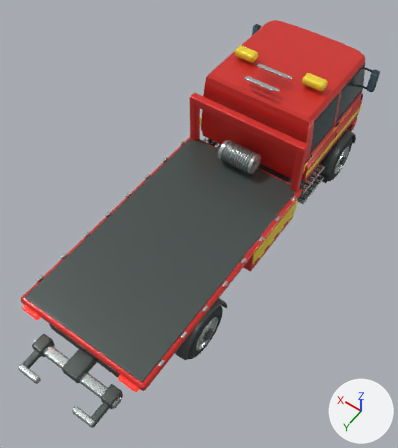
Renders of the Blender file source_blender/Bargare.blend from each side of a commit.
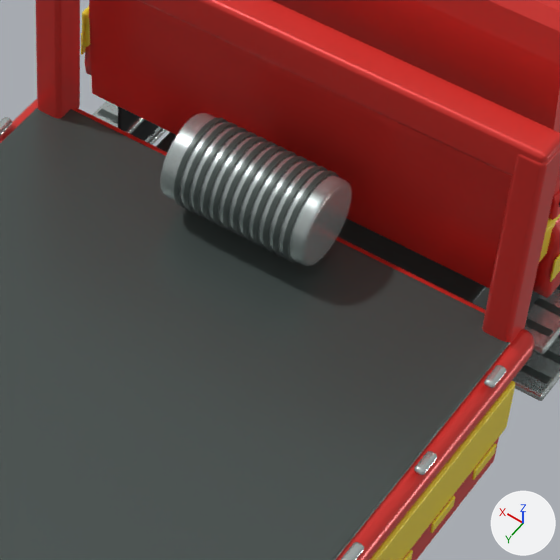
Old and new are each drawn whole from a 50 mm lens placed at (-3.57, 5.8, 8.67), pointed at (-0.12, 0.96, 1.07) and again close up on the part from 46% to 77% of the width and 26% to 54% of the height. Lighting does not change. The marker at lower right points along +X, +Y and +Z. The last two pictures show the newer version.

Before the edit, the objects in view are built like this:
```python
me_cylinder_071 = bpy.data.meshes.new('Cylinder.071')
me_cylinder_071.from_pydata(...)  # 144 vertices, 122 faces; spans x -0.2..0.2, y -0.2..0.2, z -0.013..0.013
me_cylinder_071.materials.append(mat_graphite_trim)  # dark grey #4d5755
me_cylinder_075 = bpy.data.meshes.new('Cylinder.075')
me_cylinder_075.from_pydata(...)  # 144 vertices, 122 faces; spans x -0.2..0.2, y -0.2..0.2, z -0.013..0.013
me_cylinder_075.materials.append(mat_graphite_trim)  # dark grey #4d5755
me_kub_243 = bpy.data.meshes.new('Kub.243')
me_kub_243.from_pydata(...)  # 96 vertices, 98 faces; spans x -1.17..1.17, y -0.08..0.08, z -0.09..0.09
me_kub_243.materials.append(mat_rescue_red_enamel)  # red #dd352f
ob_headboard_crossbeam = bpy.data.objects.new('Headboard crossbeam', me_kub_243)
ob_headboard_crossbeam.parent = ob_sjöstad_roadside_recovery
ob_headboard_crossbeam.location = (0.0, -0.62, 2.18)
ob_wound_cable_001 = bpy.data.objects.new('Wound cable.001', me_cylinder_071)
ob_wound_cable_001.parent = ob_sjöstad_roadside_recovery
ob_wound_cable_001.location = (-0.222, -0.46, 1.49)
ob_wound_cable_001.rotation_euler = (0.0, 1.571, 0.0)  # degrees (0, 90, 0)
ob_wound_cable_005 = bpy.data.objects.new('Wound cable.005', me_cylinder_075)
ob_wound_cable_005.parent = ob_sjöstad_roadside_recovery
ob_wound_cable_005.location = (-0.03, -0.46, 1.49)
ob_wound_cable_005.rotation_euler = (0.0, 1.571, 0.0)  # degrees (0, 90, 0)
# also in view: 'Wound cable.010' at (0.21, -0.46, 1.49); 'Flatbed' at (0.0, 1.59, 1.14); 'Winch drum' at (0.0, -0.46, 1.49); 'Wound cable.002' at (-0.17, -0.46, 1.49); 'Chassis' at (0.0, 0.32, 0.72)
```
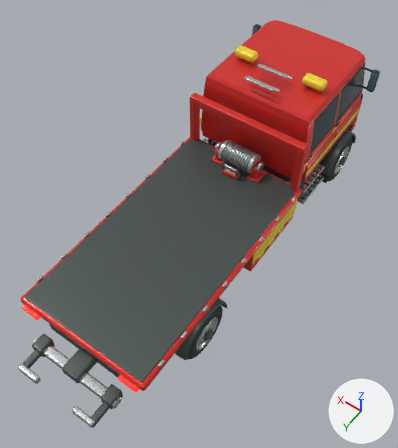
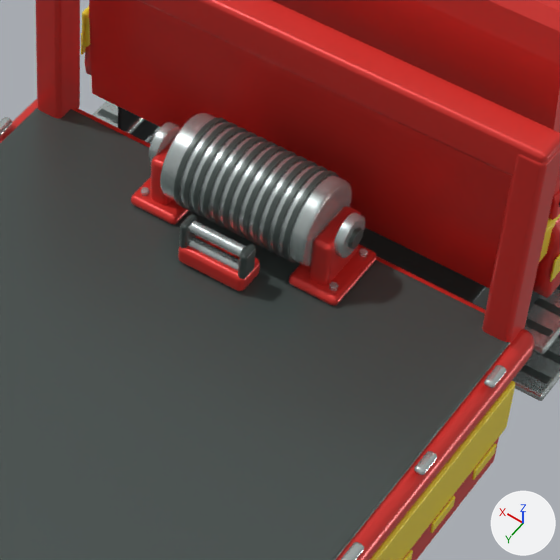
Commit message: Model recovery winch mounts and cable guide

Diff of the bpy script that builds the scene:
```diff
--- a/source_blender/Bargare.blend.py
+++ b/source_blender/Bargare.blend.py
@@ ob_cable_guide_cheek_001 @@
+ob_cable_guide_cheek_001 = bpy.data.objects.new('Cable guide cheek.001', me_kub_006)  # 96 vertices, 98 faces; spans x -0.019..0.019, y -0.046..0.046, z -0.0725..0.0725; in mat_graphite_trim_001 (dark grey #4d5755)
+ob_cable_guide_cheek_001.parent = ob_sjöstad_roadside_recovery
+ob_cable_guide_cheek_001.location = (0.143, -0.185, 1.384)
@@ ob_cable_guide_cheek @@
+ob_cable_guide_cheek = bpy.data.objects.new('Cable guide cheek', me_kub_005)  # 96 vertices, 98 faces; spans x -0.019..0.019, y -0.046..0.046, z -0.0725..0.0725; in mat_graphite_trim_001 (dark grey #4d5755)
+ob_cable_guide_cheek.parent = ob_sjöstad_roadside_recovery
+ob_cable_guide_cheek.location = (-0.143, -0.185, 1.384)
@@ ob_cable_guide_roller_001 @@
+ob_cable_guide_roller_001 = bpy.data.objects.new('Cable guide roller.001', me_cylinder_045)  # 144 vertices, 122 faces; spans x -0.026..0.026, y -0.026..0.026, z -0.125..0.125; in mat_brushed_equipment_metal_001 (light grey #c4cdcb)
+ob_cable_guide_roller_001.parent = ob_sjöstad_roadside_recovery
+ob_cable_guide_roller_001.location = (0.0, -0.185, 1.429)
+ob_cable_guide_roller_001.rotation_euler = (0.0, 1.571, 0.0)  # degrees (0, 90, 0)
@@ ob_cable_guide_roller @@
+ob_cable_guide_roller = bpy.data.objects.new('Cable guide roller', me_cylinder_044)  # 144 vertices, 122 faces; spans x -0.026..0.026, y -0.026..0.026, z -0.125..0.125; in mat_brushed_equipment_metal_001 (light grey #c4cdcb)
+ob_cable_guide_roller.parent = ob_sjöstad_roadside_recovery
+ob_cable_guide_roller.location = (0.0, -0.185, 1.335)
+ob_cable_guide_roller.rotation_euler = (0.0, 1.571, 0.0)  # degrees (0, 90, 0)
@@ ob_cable_guide_saddle @@
+ob_cable_guide_saddle = bpy.data.objects.new('Cable guide saddle', me_kub_004)  # 96 vertices, 98 faces; spans x -0.162..0.162, y -0.075..0.075, z -0.048..0.048; in mat_rescue_red_enamel_001 (red #dd352f)
+ob_cable_guide_saddle.parent = ob_sjöstad_roadside_recovery
+ob_cable_guide_saddle.location = (0.0, -0.205, 1.289)
@@ ob_winch_foot_bolt_003 @@
+ob_winch_foot_bolt_003 = bpy.data.objects.new('Winch foot bolt.003', me_cylinder_043)  # 84 vertices, 80 faces; spans x -0.0165..0.0165, y -0.0186..0.0186, z -0.0095..0.0095; in mat_brushed_equipment_metal_001 (light grey #c4cdcb)
+ob_winch_foot_bolt_003.parent = ob_sjöstad_roadside_recovery
+ob_winch_foot_bolt_003.location = (0.465, -0.345, 1.299)
@@ ob_winch_bearing_cap_001 @@
+ob_winch_bearing_cap_001 = bpy.data.objects.new('Winch bearing cap.001', me_cylinder_040)  # 144 vertices, 122 faces; spans x -0.093..0.093, y -0.093..0.093, z -0.022..0.022; in mat_brushed_equipment_metal_001 (light grey #c4cdcb)
+ob_winch_bearing_cap_001.parent = ob_sjöstad_roadside_recovery
+ob_winch_bearing_cap_001.location = (0.449, -0.46, 1.49)
+ob_winch_bearing_cap_001.rotation_euler = (0.0, 1.571, 0.0)  # degrees (0, 90, 0)
@@ ob_winch_bearing_pedestal_001 @@
+ob_winch_bearing_pedestal_001 = bpy.data.objects.new('Winch bearing pedestal.001', me_kub_003)  # 96 vertices, 98 faces; spans x -0.047..0.047, y -0.13..0.13, z -0.12..0.12; in mat_rescue_red_enamel_001 (red #dd352f)
+ob_winch_bearing_pedestal_001.parent = ob_sjöstad_roadside_recovery
+ob_winch_bearing_pedestal_001.location = (0.393, -0.46, 1.393)
@@ ob_winch_pedestal_foot_001 @@
+ob_winch_pedestal_foot_001 = bpy.data.objects.new('Winch pedestal foot.001', me_kub_002)  # 96 vertices, 98 faces; spans x -0.118..0.118, y -0.17..0.17, z -0.027..0.027; in mat_rescue_red_enamel_001 (red #dd352f)
+ob_winch_pedestal_foot_001.parent = ob_sjöstad_roadside_recovery
+ob_winch_pedestal_foot_001.location = (0.393, -0.46, 1.262)
@@ ob_winch_foot_bolt_001 @@
+ob_winch_foot_bolt_001 = bpy.data.objects.new('Winch foot bolt.001', me_cylinder_039)  # 84 vertices, 80 faces; spans x -0.0165..0.0165, y -0.0186..0.0186, z -0.0095..0.0095; in mat_brushed_equipment_metal_001 (light grey #c4cdcb)
+ob_winch_foot_bolt_001.parent = ob_sjöstad_roadside_recovery
+ob_winch_foot_bolt_001.location = (-0.465, -0.345, 1.299)
@@ ob_winch_foot_bolt @@
+ob_winch_foot_bolt = bpy.data.objects.new('Winch foot bolt', me_cylinder_043.copy())
+ob_winch_foot_bolt.parent = ob_sjöstad_roadside_recovery
+ob_winch_foot_bolt.location = (-0.465, -0.575, 1.299)
@@ ob_winch_axle_end @@
+ob_winch_axle_end = bpy.data.objects.new('Winch axle end', me_cylinder_019)  # 96 vertices, 82 faces; spans x -0.044..0.044, y -0.044..0.044, z -0.012..0.012; in mat_graphite_trim_001 (dark grey #4d5755)
+ob_winch_axle_end.parent = ob_sjöstad_roadside_recovery
+ob_winch_axle_end.location = (-0.477, -0.46, 1.49)
+ob_winch_axle_end.rotation_euler = (0.0, 1.571, 0.0)  # degrees (0, 90, 0)
@@ ob_winch_bearing_cap @@
+ob_winch_bearing_cap = bpy.data.objects.new('Winch bearing cap', me_cylinder)  # 144 vertices, 122 faces; spans x -0.093..0.093, y -0.093..0.093, z -0.022..0.022; in mat_brushed_equipment_metal_001 (light grey #c4cdcb)
+ob_winch_bearing_cap.parent = ob_sjöstad_roadside_recovery
+ob_winch_bearing_cap.location = (-0.449, -0.46, 1.49)
+ob_winch_bearing_cap.rotation_euler = (0.0, 1.571, 0.0)  # degrees (0, 90, 0)
@@ ob_winch_bearing_pedestal @@
+ob_winch_bearing_pedestal = bpy.data.objects.new('Winch bearing pedestal', me_kub_001)  # 96 vertices, 98 faces; spans x -0.047..0.047, y -0.13..0.13, z -0.12..0.12; in mat_rescue_red_enamel_001 (red #dd352f)
+ob_winch_bearing_pedestal.parent = ob_sjöstad_roadside_recovery
+ob_winch_bearing_pedestal.location = (-0.393, -0.46, 1.393)
@@ ob_winch_pedestal_foot @@
+ob_winch_pedestal_foot = bpy.data.objects.new('Winch pedestal foot', me_kub)  # 96 vertices, 98 faces; spans x -0.118..0.118, y -0.17..0.17, z -0.027..0.027; in mat_rescue_red_enamel_001 (red #dd352f)
+ob_winch_pedestal_foot.parent = ob_sjöstad_roadside_recovery
+ob_winch_pedestal_foot.location = (-0.393, -0.46, 1.262)
```

Location of each change, [x1, y1, x2, y2] in pixels of the close-ups (560 x 560 px):
'Winch pedestal foot', added (red)
    after: [289, 244, 377, 306]
'Winch bearing pedestal', added (red)
    after: [309, 206, 361, 285]
'Cable guide saddle', added (red)
    after: [178, 236, 260, 291]
'Winch pedestal foot.001', added (red)
    after: [131, 177, 189, 225]
'Cable guide roller.001', added
    after: [189, 221, 246, 257]
'Winch bearing cap', added
    after: [334, 213, 366, 258]
'Winch bearing pedestal.001', added (red)
    after: [150, 139, 174, 205]
'Cable guide roller', added
    after: [188, 237, 239, 271]
'Winch bearing cap.001', added
    after: [148, 122, 180, 162]
'Cable guide cheek', added
    after: [238, 244, 256, 279]
'Cable guide cheek.001', added
    after: [179, 214, 197, 248]
'Winch axle end', added
    after: [348, 228, 363, 249]
'Winch foot bolt.001', added
    after: [329, 282, 338, 291]
'Winch foot bolt', added
    after: [359, 248, 368, 257]
'Winch foot bolt.003', added
    after: [140, 187, 149, 196]
